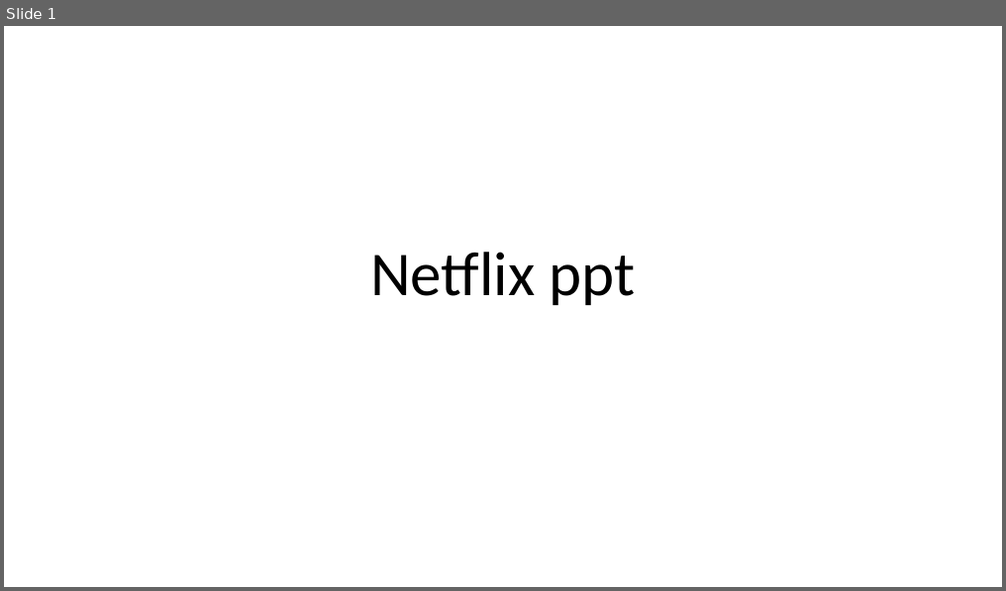
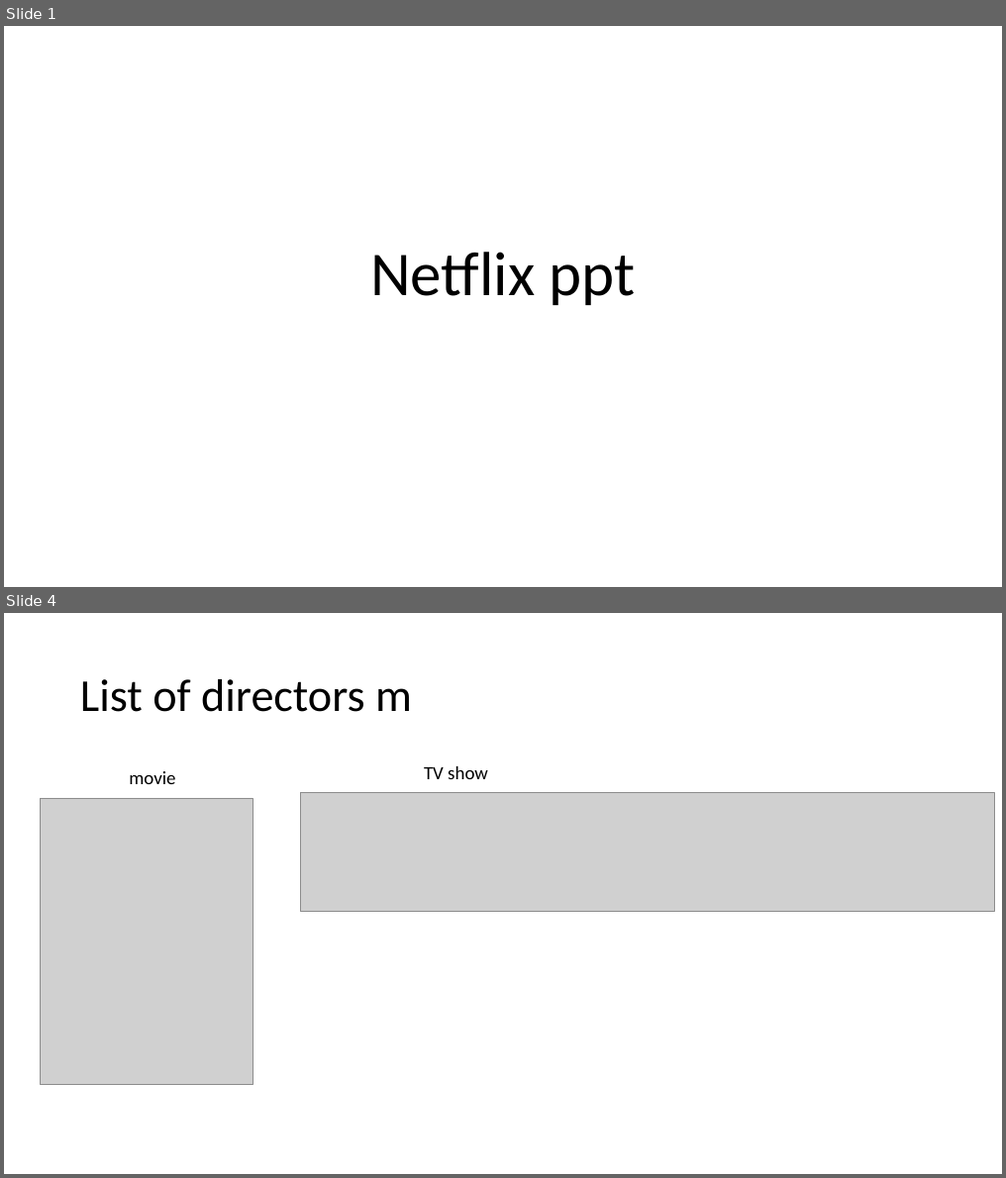
Before and after one commit to MIKHAHILLIARD/Mikha_Portofolio, a slide deck: Netflix Dataset/Netflix_ppt.pptx. Shown one above the other, each under a label of ours: slide 1 before the commit, slides 1 and 4 after it; the slides between them are not shown. The pictures are 1006x591 and 1006x1178 pixels, drawn with LibreOffice and Linux fonts; fonts in the diff are those of the drawing; grey boxes stand for pictures. Boxes give left, top, right and bottom in pixels: in the first picture for what was removed or moved away, otherwise in the second. Text is boxed around its words. In the diff, an @@ line names an element or a change of style, - is before the commit and + after.

```diff
--- a/Netflix Dataset/Netflix_ppt.pptx
+++ b/Netflix Dataset/Netflix_ppt.pptx
@@ slide 4 added at <box>4,613,1002,1174</box>, background #FFFFFF @@
@@ title added at <box>80,679,412,712</box>, 44 pt, text #000000 @@
+List of directors m
@@ text added at <box>129,771,175,784</box>, 18 pt, text #000000 @@
+movie
@@ text added at <box>424,766,488,779</box>, 18 pt, text #000000 @@
+TV show
@@ picture added at <box>40,798,252,1084</box> @@
@@ picture added at <box>300,792,994,911</box> @@
```
Also in this commit, not shown: 1 slide changed, 2 other slides added, 1 other file.
